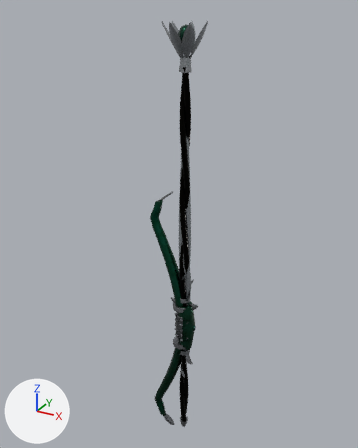
Before and after pictures for a commit that changed the glTF model client/public/q/gear/weapons_emerald.glb.
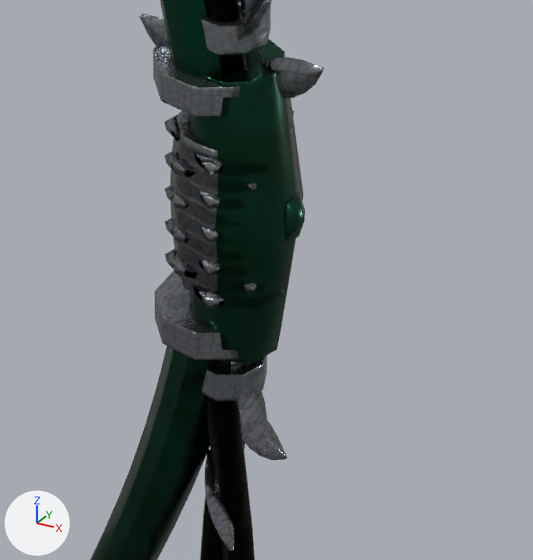
Each version is shown whole from a 50 mm camera at (0.947, -1.774, 1.414) aimed at (-0.064, 0.063, 0.496), then close up on the part from 42% to 64% of the width and 66% to 85% of the height. The axes (+X, +Y, +Z) are drawn at lower left. The lights are the same throughout. The last two pictures show the newer version.

Names of what the first close-up shows: 'blade', 'bow', 'staff' and 1 more.
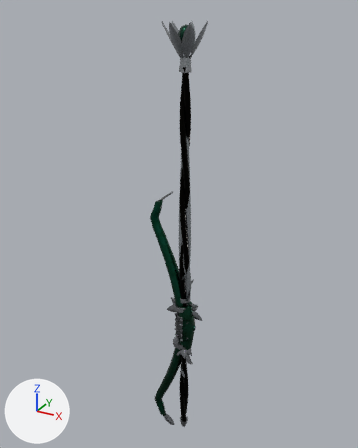
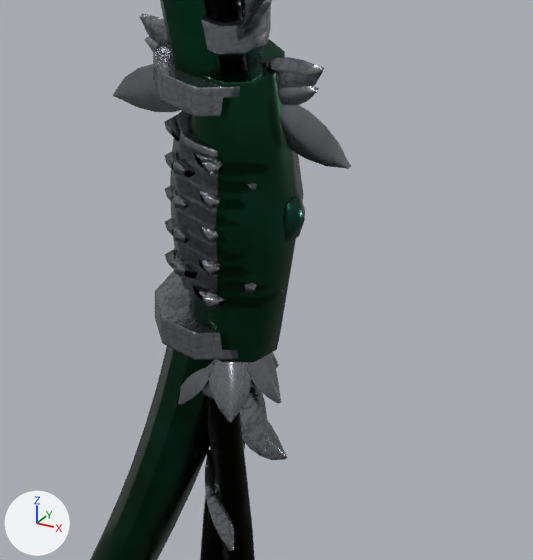
The edits, one by one:
Picture 'spellblade_color' (img_spellblade_color) is new.
Picture 'spellblade_normal' (img_spellblade_normal) is new.
Material 'spellblade_baked' (mat_spellblade_baked) is new.
Uses the picture img_spellblade_color.
Uses the picture img_spellblade_normal.
Mesh me_spellblade is new.
It has 1544 vertices, 3018 faces and spans x -0.097..0.097, y -0.038..0.038, z -0.17..0.84.
It uses material mat_spellblade_baked.
Object 'spellblade' (ob_spellblade) is new; it shows me_spellblade.
Its location is (0.0, 0.0, 0.0).

Boxes (x1, y1, x2, y2) around the edits, measured in the close-ups (533 x 560 px):
'spellblade', added (mostly hidden)
    after: (113, 37, 351, 422)
